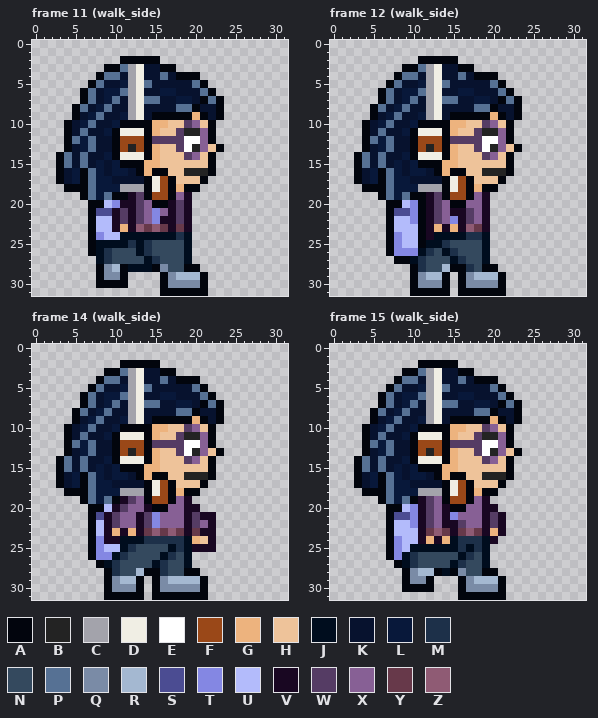
Two states of a pixel-art file, player/alice.aseprite. This is how it looked before the edit.
32x32 pixels, 28 frames. Shown: frame 11 (walk_side), frame 12 (walk_side), frame 14 (walk_side), frame 15 (walk_side). The commit also changed other frames, which this record leaves out.
Palette (. is transparent): A #02050d  B #232323  C #a3a3ab  D #f0eee4  E #ffffff  F #9a4818  G #edb37e  H #eec39a  J #000d1e  K #07122e  L #08183a  M #1d3049  N #34495e  P #567194  Q #7a8ba6  R #a4b8d1  S #4b4c92  T #8487e3  U #b3bbfb  V #190722  W #553c64  X #876095  Y #67394a  Z #8f5b74
Now the later version:
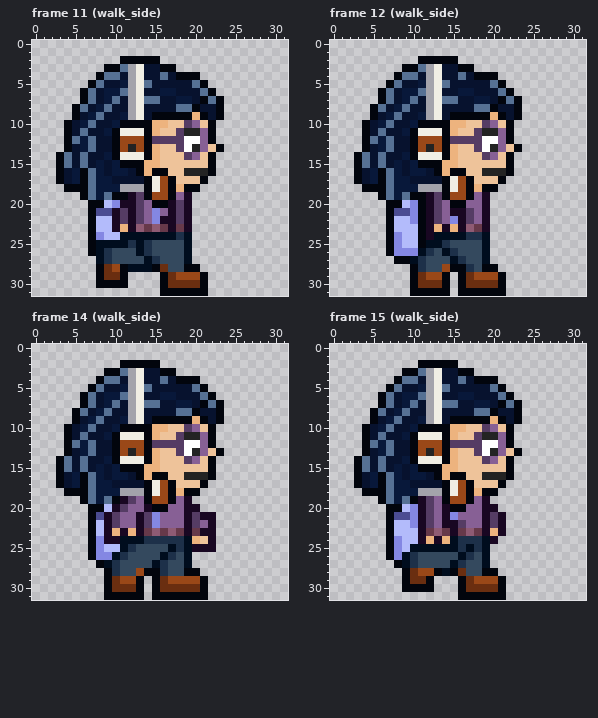
Changes in this commit:
colour Q: #7a8ba6 -> #6a2e10
Changed rows in their new state; - is a pixel that keeps its letter.
Frame 11 (walk_side), layer "shoes":
first column x 10:
28 F----------
29 --------FFF
Frame 12 (walk_side), layer "shoes":
first column x 12:
28 --F------
29 FF----FFF
Frame 14 (walk_side), layer "shoes":
first column x 11:
28 --F-------
29 FF----FFFF
Frame 15 (walk_side), layer "shoes":
first column x 11:
28 FF--------
29 -------FFF
Where, in picture pixels (left, top, right, bottom), the same in both pictures:
changed: (104, 264, 120, 280)
changed: (160, 264, 200, 288)
changed: (418, 264, 498, 288)
changed: (112, 568, 200, 592)
changed: (410, 568, 498, 592)
